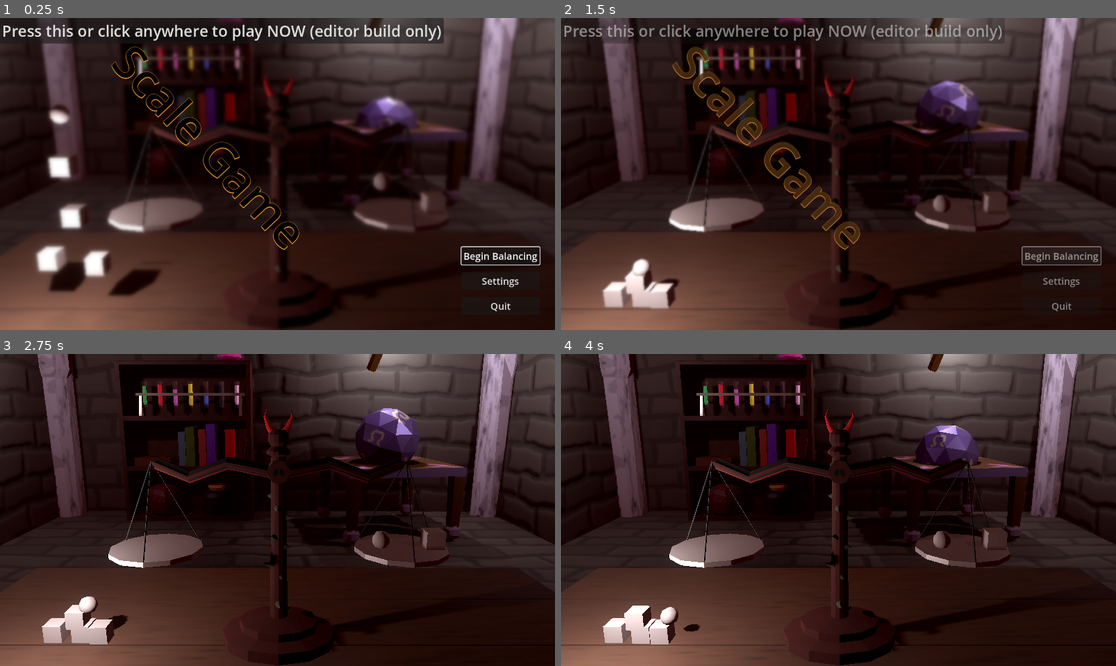
Above: before the commit, frames 1-4 (two rows, left to right).
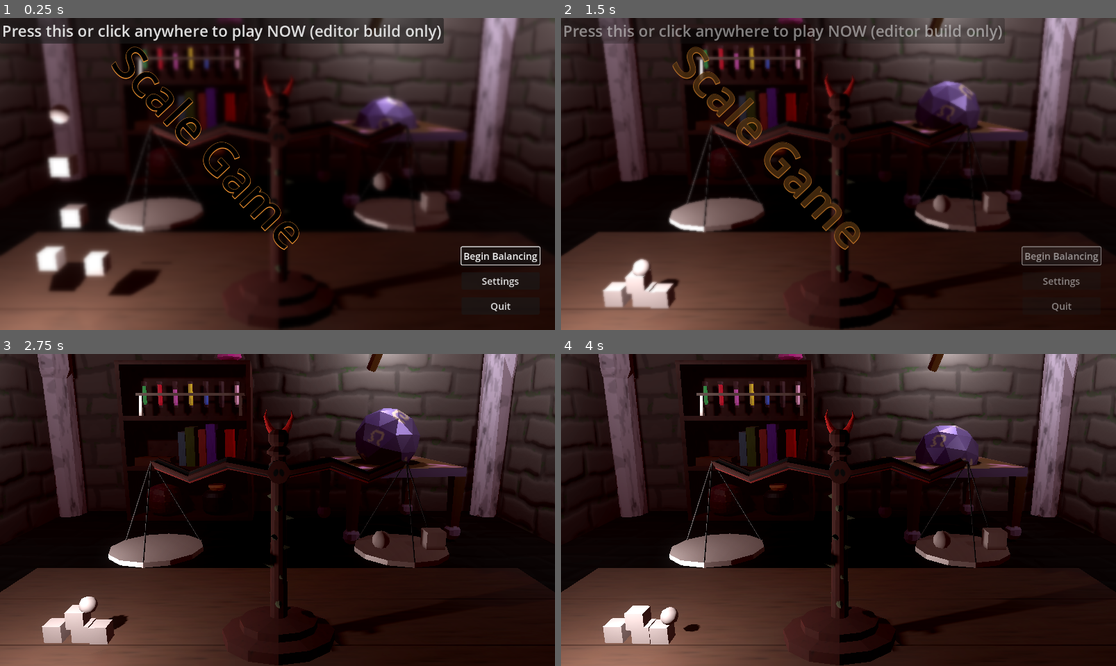
Above: after the commit, the same moments.

Repository: camd67/scale-game
Game: Godot game, scene res://scene/main/main.tscn
Two runs of this game, one before a commit and one after it. Both use one fixed random seed, a clock stepped at 60 frames per second and the inputs below.
Inputs (mouse positions are in pixels of both pictures, inside the frame that each line leads up to):
- Up to frame 1 (0.25 s): no input
- Up to frame 2 (1.5 s): click "Begin Balancing" at 0.5 s; click "Begin Balancing" at 1.25 s
- Up to frame 3 (2.75 s): click "Begin Balancing" at 2 s
- Up to frame 4 (4 s): move the mouse to (960, 494) at 2.77 s; click (960, 494) at 2.92 s; drag from (727, 525) to (810, 572) at 3.52 s

The runs differ from the first frame. In frame 1, 8.5% of the frame differs, in the area x 0-100%, y 50-76%; in frame 2, 9.3%; in frame 3, 10%; in frame 4, 10%, in the area x 0-100%, y 4-77%.

Commit message:
Update wall texture

Diff:
--- a/scene/dungeon/scaled_dungeon_test.tscn
+++ b/scene/dungeon/scaled_dungeon_test.tscn
@@ -67,12 +67,14 @@
 
 [node name="FlickeringLight2" parent="Lights" instance=ExtResource("2_vpo5c")]
 transform = Transform3D(1, 0, 0, 0, 1, 0, 0, 0, 1, 2.66972, 2.43806, -0.765376)
-light_energy = 1.369
+light_color = Color(0.833697, 0.79629, 0.733279, 1)
+light_energy = 4.323
 omni_range = 5.0
 
 [node name="FlickeringLight3" parent="Lights" instance=ExtResource("2_vpo5c")]
 transform = Transform3D(1, 0, 0, 0, 1, 0, 0, 0, 1, -2.5355, 2.43806, -0.765376)
-light_energy = 1.369
+light_color = Color(0.833697, 0.79629, 0.733279, 1)
+light_energy = 4.323
 omni_range = 5.0
 
 [node name="TorchParticles" type="Node" parent="."]
Binary file changed: scene/dungeon/scaledungeon.glb
Binary file changed: scene/dungeon/scaledungeon_floor.png
Binary file added: scene/dungeon/scaledungeon_wall.png
Not shown, changed: scene/dungeon/scaledungeon_wall.png.import
